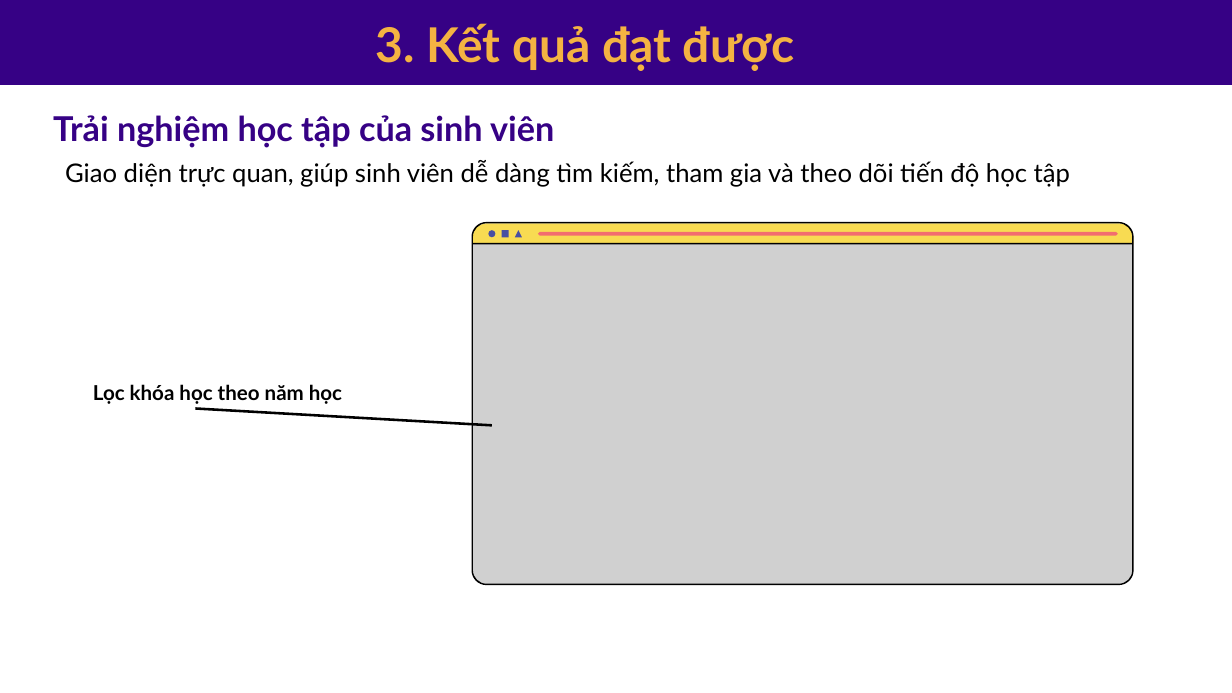
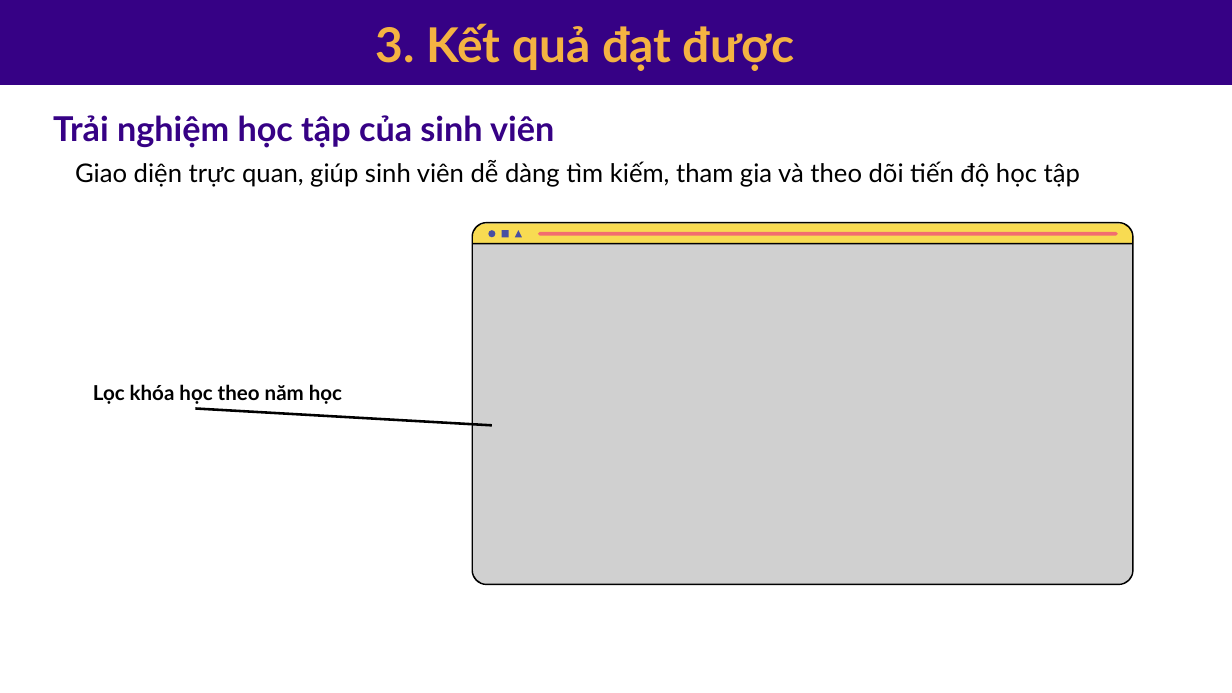
Before and after one commit to Huyle205/csn-da23ttc-letuanhuy-webhoctap-reactjs, a slide deck: slide 8 of thesis/abs/Bao cao thuyet trinh.pptx. Drawn at 1232x693 pixels with LibreOffice and Linux fonts; fonts in the diff are those of the drawing; grey boxes stand for pictures. Boxes give left, top, right and bottom in pixels: in the first picture for what was removed or moved away, otherwise in the second. Text is boxed around its words. In the diff, an @@ line names an element or a change of style, - is before the commit and + after.

```diff
--- a/thesis/abs/Bao cao thuyet trinh.pptx
+++ b/thesis/abs/Bao cao thuyet trinh.pptx
@@ text "Giao diện trực quan, giúp ...": place and size @@
-text "Giao diện trực quan, giúp ..." at (65,160,1070,187)
+text "Giao diện trực quan, giúp ..." at (75,160,1080,187)
```
Also in this commit, not shown: 9 other slides changed, 26 other files.
